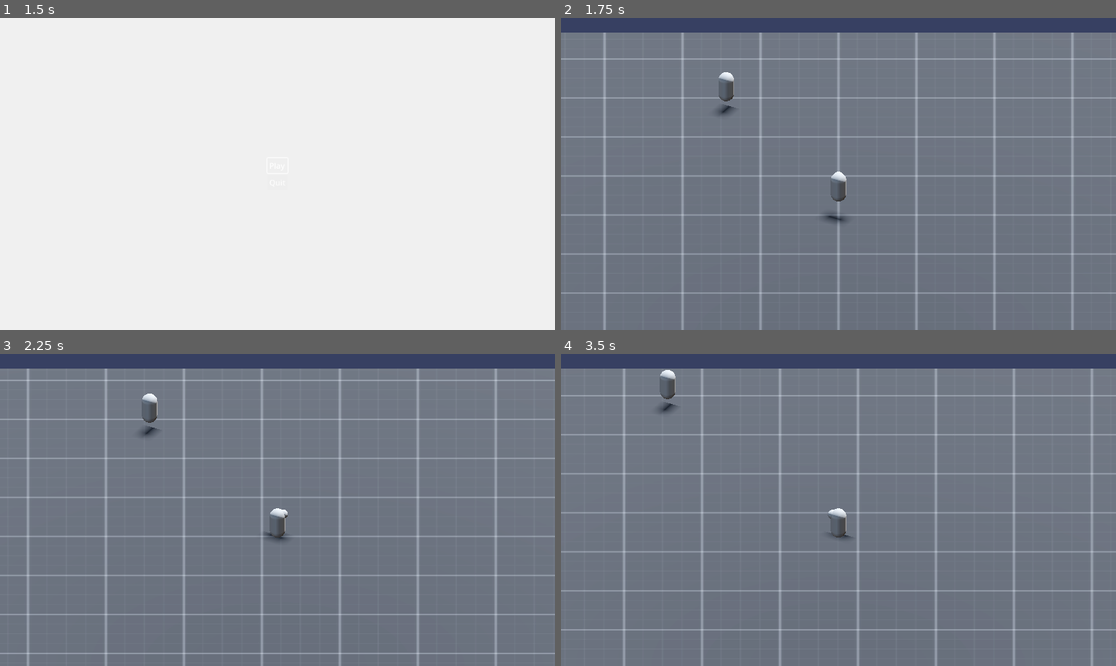
Above: before the commit, frames 1-4 (two rows, left to right).
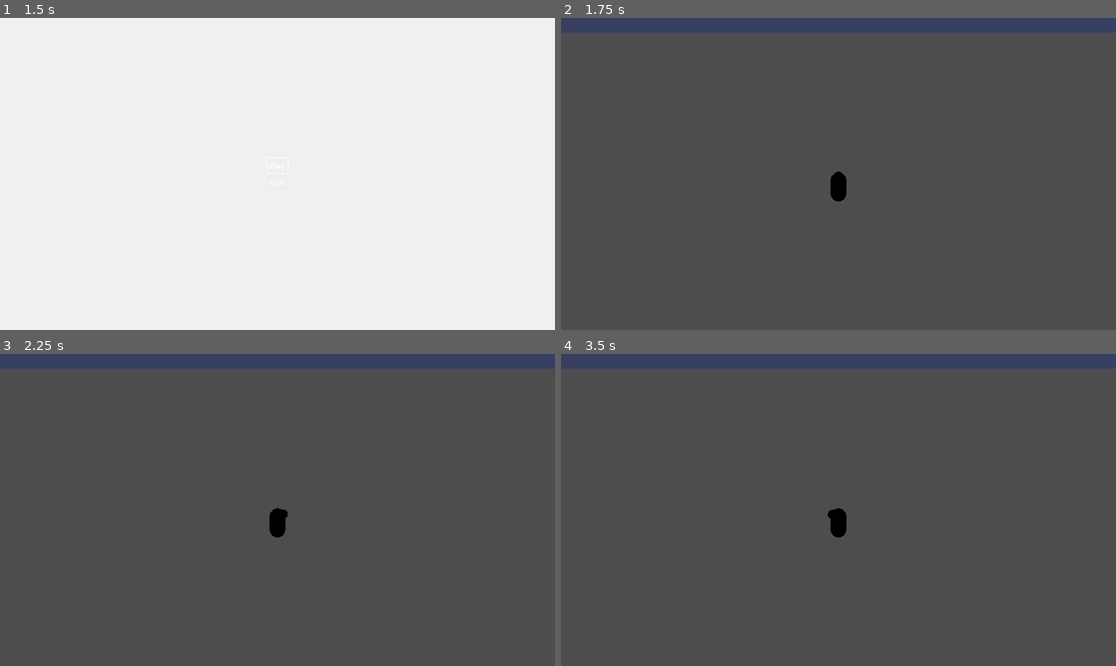
Above: after the commit, the same moments.

Repository: SleepyMush/3d_protoypeMain
Game: Godot game, scene res://UI/menu.tscn
The game is run twice, just before and just after one commit, with the same random seed, the same clock (stepped at 60 frames per second) and the same inputs.
Inputs (mouse positions are in pixels of both pictures, inside the frame that each line leads up to):
- Up to frame 1 (1.5 s): click "Play" at 0.5 s; click "Play" at 1.25 s
- Up to frame 2 (1.75 s): no input
- Up to frame 3 (2.25 s): move the mouse to (399, 494) at 2.02 s; hold D (Right) from 2.03 s (still down); hold Shift (sprint) from 2.03 s (still down)
- Up to frame 4 (3.5 s): tap Space (Jump) at 2.27, 3.02 s; move the mouse to (727, 525) at 2.77 s; release D (Right) at 2.78 s; release Shift (sprint) at 2.78 s; hold S (Backward) from 2.78 s (still down); tap Shift (sprint) at 2.85 s

Frame 1 is identical in both runs. In frame 2, 95% of the frame differs, in the area x 0-100%, y 4-100%; in frame 3, 95%; in frame 4, 95%.
Error after the commit: Invalid assignment of property or key 'level_manager' with value of type 'Node (LevelManager)' on a base object of type 'Node3D (level_1.tscn::GDScript_ydx1u)'…

Commit message:
refactor: patterns for wander state

Diff:
--- a/Enemies/Enemy.tscn
+++ b/Enemies/Enemy.tscn
@@ -46,6 +46,7 @@
 shape = SubResource("BoxShape3D_4isyn")
 
 [node name="Timer" type="Timer" parent="."]
+autostart = true
 
 [connection signal="body_entered" from="Area3D" to="." method="_Area_Entered"]
 [connection signal="body_exited" from="Area3D" to="." method="_Area_Exited"]
--- a/Scenes/Levels/level_1.tscn
+++ b/Scenes/Levels/level_1.tscn
@@ -37,8 +37,9 @@
 albedo_texture = ExtResource("3_3mqfk")
 uv1_scale = Vector3(10, 10, 10)
 
-[node name="level_0" type="Node3D"]
+[node name="level_0" type="Node3D" node_paths=PackedStringArray("navigation_region")]
 script = SubResource("GDScript_ydx1u")
+navigation_region = NodePath("NavigationRegion3D")
 
 [node name="Environment" type="Node3D" parent="."]
 transform = Transform3D(1, 0, 0, 0, 1, 0, 0, 0, 1, 0, 22.6529, 0)
--- a/Script/enemy.gd
+++ b/Script/enemy.gd
@@ -5,21 +5,21 @@
 var chase_speed   : float = 8.0
 
 var player : Player
-var level : Level
-@onready var target_position = Vector2()
 
 @onready var navigation_agent: NavigationAgent3D = $NavigationAgent3D
 @onready var timer: Timer = $Timer
 
-@onready var range = $Waypoint_detector/CollisionShape3D.shape.size.length() / 2.0
-var path : Array[Vector3]
+@onready var range: float = (func() -> float:
+	var size: Vector3 = $Waypoint_detector/CollisionShape3D.shape.size
+	return Vector2(size.x, size.z).length() / 2.0).call()
+var path : Array[Vector3] = []
 
 enum ENEMY_STATE {IDLE, WANDER, CHASE, ENRAGE, DEAD}
-var current_state : int = 0
+var current_state : ENEMY_STATE = ENEMY_STATE.WANDER
+
 
 func _ready() -> void:
-	target_position = position
-	current_state = ENEMY_STATE.IDLE
+	navigation_agent.target_desired_distance = range*0.25
 
 func _physics_process(delta: float) -> void:
 	if not player :
@@ -28,35 +28,23 @@
 	if not is_on_floor():
 		velocity += get_gravity() * delta
 
-	if not path.is_empty() :
-		navigation_agent.target_position = path[0]
-	else :
-		print("path_size " + str(path.size()))
-		current_state = ENEMY_STATE.CHASE
-		print("navigation_agent_target" + str(navigation_agent.target_position))
 
+
+	var next_location : Vector3 = navigation_agent.get_next_path_position()
 	match current_state:
 		ENEMY_STATE.IDLE :
 			velocity = Vector3.ZERO
 		ENEMY_STATE.WANDER :
-				if path.is_empty():
-					velocity = Vector3.ZERO
-				else :
-					navigation_agent.get_next_path_position()
+			velocity = (global_position.direction_to(next_location) * current_speed).limit_length(global_position.distance_to(next_location))
 		ENEMY_STATE.ENRAGE :
 			target_look()
 		ENEMY_STATE.CHASE:
-				var next_location : Vector3 = navigation_agent.get_next_path_position()
-				var origin : Vector3 = global_position
+			velocity = (global_position.direction_to(next_location) * current_speed).limit_length(global_position.distance_to(next_location))
 
-				velocity = origin.direction_to(next_location).normalized() * current_speed
+			path = [player.global_position]
 
-				if path.is_empty() :
-					path.append(Vector3.ZERO)
-				path.set(0, player.global_position)
-
-				if player.global_position.distance_to(global_position) >= range:
-					current_state = ENEMY_STATE.WANDER
+			if player.global_position.distance_to(global_position) >= range:
+				current_state = ENEMY_STATE.WANDER
 		ENEMY_STATE.DEAD :
 			velocity = Vector3.ZERO
 
@@ -78,13 +66,27 @@
 
 func _on_waypoint_detector_area_entered(area: Area3D) -> void:
 	if area.is_in_group("Waypoints"):
-		path.append(area.position)
+		match current_state:
+			ENEMY_STATE.IDLE | ENEMY_STATE.WANDER:
+				path.push_front(area.position)
 
 func _on_navigation_agent_3d_navigation_finished() -> void:
 	if not path.is_empty() :
 		path.pop_front()
+	match current_state:
+		ENEMY_STATE.WANDER:
+			current_state = ENEMY_STATE.IDLE
 	print("Target_reached")
 
 func _on_timer_timeout() -> void:
-	if path.is_empty():
-		path.append(level.sample_random())
+	match current_state:
+		ENEMY_STATE.IDLE:
+			if path.is_empty() :
+				path.append(LevelManager.current.sample_random())
+			current_state = ENEMY_STATE.WANDER
+		ENEMY_STATE.WANDER:
+			if path.is_empty() :
+				current_state = ENEMY_STATE.IDLE
+	if not path.is_empty():
+		navigation_agent.target_position = path.get(0)
+	print("Ping! %s" % [path])
--- a/Script/level.gd
+++ b/Script/level.gd
@@ -3,8 +3,7 @@
 
 signal level_complete(level_number : int)
 
-@export var level_manager : LevelManager
-@onready var navigation_region_3d: NavigationRegion3D
+@export var navigation_region: NavigationRegion3D
 
 func sample_random() -> Vector3:
-	return NavigationServer3D.region_get_random_point(navigation_region_3d.get_rid(), 1, true)
+	return NavigationServer3D.region_get_random_point(navigation_region.get_rid(), 1, true)
--- a/Script/level_manager.gd
+++ b/Script/level_manager.gd
@@ -5,6 +5,8 @@
 
 @export var levels : Array[PackedScene]
 var level_count : int = 0
+static var current: Level
+static var player: Player
 
 @onready var canvas_layer: CanvasLayer = $CanvasLayer
 @onready var fade: FadeTransition = $CanvasLayer/Fade
@@ -14,6 +16,9 @@
 		markers.append(m)
 	canvas_layer.hide()
 	load_level(level_count)
+
+func get_player() -> Player:
+	return $Player
 
 func load_level(level : int ) -> void :
 	print(str(levels[level]))
